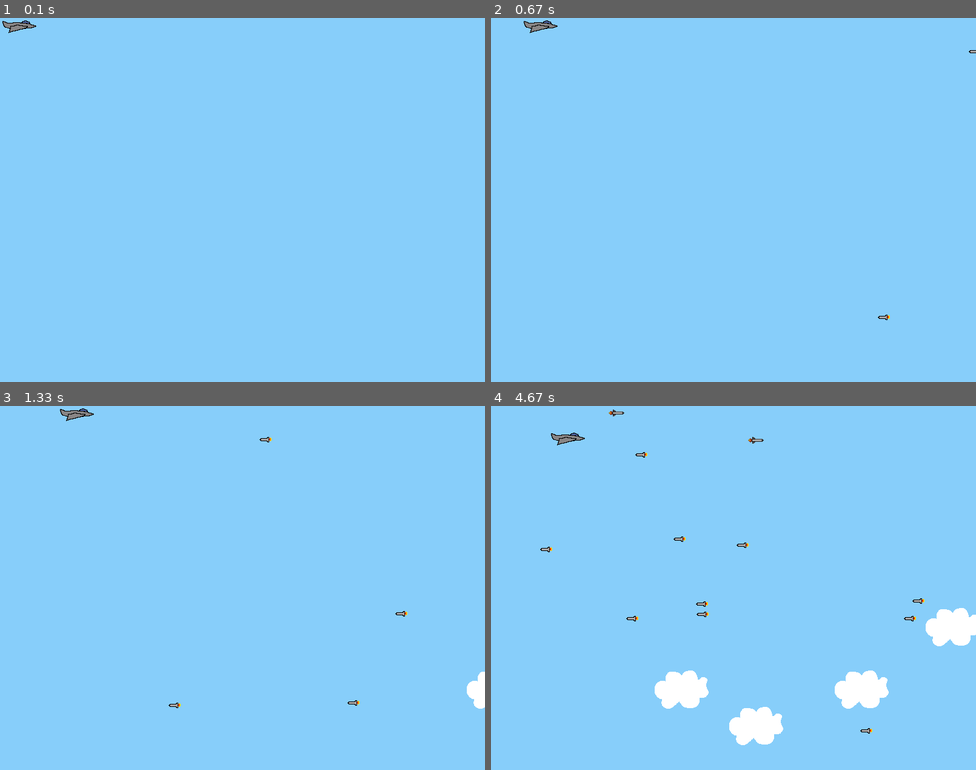
Above: before the commit, frames 1-4 (two rows, left to right).
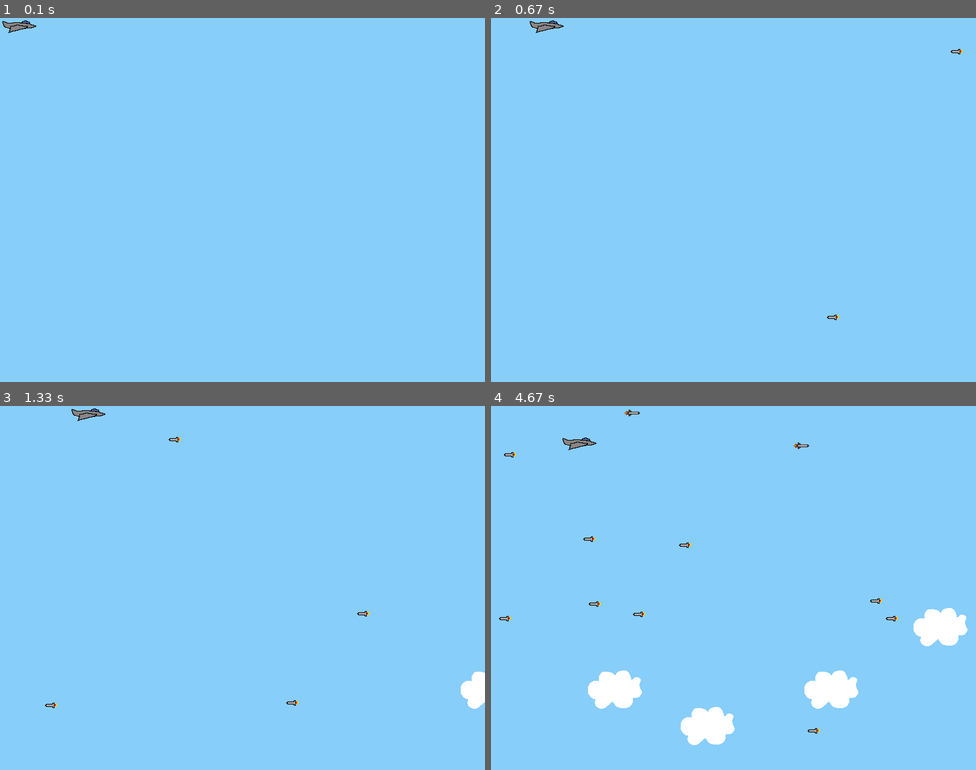
Above: after the commit, the same moments.

Repository: EliasSage/Project-PyGame
Game: pygame game, started from py_tut_with_images.py
Two runs of this game, one before a commit and one after it. Both use one fixed random seed, a clock stepped at 60 frames per second and the inputs below.
Inputs:
- Up to frame 1 (0.1 s): no input
- Up to frame 2 (0.67 s): hold Right from 0.33 s (still down)
- Up to frame 3 (1.33 s): release Right at 0.8 s; hold Up 0.83-1.13 s; hold Right from 1.17 s (still down)
- Up to frame 4 (4.67 s): release Right at 1.63 s; hold Left 1.67-2.2 s; hold Down 2.23-2.53 s; tap Space at 2.57, 2.97, 3.27, 3.4, 3.8, 4.1, 4.47 s; hold Left 2.9-3.3 s; hold Up 3.33-3.7 s; hold Right 3.73-4.37 s; hold Down from 4.4 s (still down)

Frame 1 is identical in both runs. In frame 2, 0.2% of the frame differs, in the area x 6-100%, y 0-83%; in frame 3, 0.5%; in frame 4, 5.8%, in the area x 1-100%, y 1-94%.

Commit message:
Made movement framerate independent (not perfect)

Diff:
--- a/py_tut_with_images.py
+++ b/py_tut_with_images.py
@@ -24,6 +24,9 @@
 SCREEN_WIDTH = 800
 SCREEN_HEIGHT = 600
 
+# Define framerate
+# Higher values (300+) may cause issues with movement
+FRAMERATE = 60
 
 # Define the Player object extending pygame.sprite.Sprite
 # Instead of a surface, we use an image for a better looking sprite
@@ -48,17 +51,20 @@
 
 
     # Move the sprite based on keypresses
+    # Velocity is rounded to reduce truncation errors at higher framerates and make
+    # movement more precise at all framerates, due to how Rect objects truncate all decimals
+    # Multiply velocity by step to make it independent of framerate (as much as possible)
     def update(self, pressed_keys):
         if pressed_keys[K_UP]:
-            self.rect.move_ip(0, -5)
+            self.rect.move_ip(0, round(-5 * step))
             move_up_sound.play()
         if pressed_keys[K_DOWN]:
-            self.rect.move_ip(0, 5)
+            self.rect.move_ip(0, round(5 * step))
             move_down_sound.play()
         if pressed_keys[K_LEFT]:
-            self.rect.move_ip(-5, 0)
+            self.rect.move_ip(round(-5 * step), 0)
         if pressed_keys[K_RIGHT]:
-            self.rect.move_ip(5, 0)
+            self.rect.move_ip(round(5 * step), 0)
 
         # Keep player on the screen
         if self.rect.left < 0:
@@ -75,7 +81,7 @@
             self.shoot(self.rect.midright, 5)
 
         # Reduces shooting cooldown by (1 / framerate) per frame, if on cooldown
-        self.bullet_timer -= 1/30 if self.bullet_timer > 0 else self.bullet_timer
+        self.bullet_timer -= 1/FRAMERATE if self.bullet_timer > 0 else self.bullet_timer
 
 
 # Define the enemy object extending pygame.sprite.Sprite
@@ -97,7 +103,7 @@
     # Move the enemy based on speed
     # Remove it when it passes the left edge of the screen
     def update(self):
-        self.rect.move_ip(-self.speed, 0)
+        self.rect.move_ip(round(-self.speed * step), 0)
         if self.rect.right < 0:
             self.kill()
 
@@ -120,7 +126,7 @@
     # Move the cloud based on a constant speed
     # Remove it when it passes the left edge of the screen
     def update(self):
-        self.rect.move_ip(-5, 0)
+        self.rect.move_ip(round(-5 * step), 0)
         if self.rect.right < 0:
             self.kill()
 
@@ -137,7 +143,7 @@
 
     def update(self):
         """ Update bullet speed """
-        self.rect.move_ip(self.velocity, 0)
+        self.rect.move_ip(round(self.velocity * step), 0)
 
         if self.rect.left > SCREEN_WIDTH:
             self.kill()
@@ -154,7 +160,7 @@
 
     def update(self):
         """ Update explosion timer """
-        self.lifetime -= 1/30 if self.lifetime > 0 else self.lifetime
+        self.lifetime -= 1/FRAMERATE if self.lifetime > 0 else self.lifetime
 
         if self.lifetime <= 0: # When lifetime runs out, remove explosion
             self.kill()
@@ -258,9 +264,8 @@
     enemies.update()
     clouds.update()
 
-    # Update the positions of bullets
+    # Update the bullets and explosions
     bullets.update()
-
     explosions.update()
 
     # Fill the screen with sky blue
@@ -299,7 +304,8 @@
     pygame.display.flip()
 
     # Ensure we maintain a 30 frames per second rate
-    clock.tick(30)
+    delta = clock.tick(FRAMERATE)
+    step = delta / 25 # Delta measures in milliseconds, therefore make step a bit smaller
 
 # At this point, we're done, so we can stop and quit the mixer
 pygame.mixer.music.stop()
